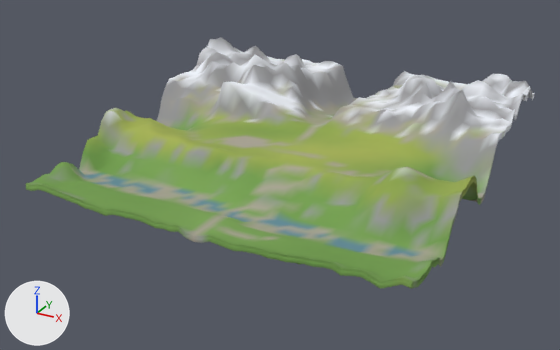
Two versions of the glTF model public/assets/baked/nalati-grasslands/far.glb, one commit apart.
The view is the same before and after, from a 50 mm lens placed at (445.0, -864.0, 402.0), pointed at (-11.0, -34.0, -13.0). The axes (+X, +Y, +Z) are drawn at lower left. The lights are the same throughout. The older version comes first. Vertices at exactly the same position are counted once.

Objects in the first picture: 'far-proxy'.
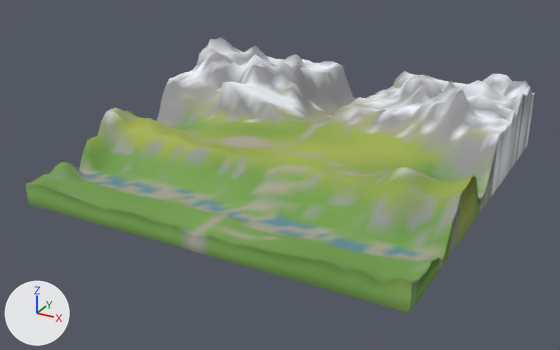
Where the change shows, as pixel boxes (x1, y1, x2, y2) in the pictures (560 x 350 px; the box of a moved part takes in the faces that stretch with it):
'far-proxy', reshaped (9% taller): before (26, 37, 534, 289); after (26, 37, 534, 313)
part 1 of me_far_proxy, moved or reshaped: before (26, 88, 534, 289); after (26, 88, 534, 313)

The change, as a list of edits to the scene's bpy script:
```text
Change me_far_proxy:
    used by ob_far_proxy; location = (0.0, 0.0, 0.0)
    remove me_far_proxy.from_pydata(...)  # 2866 vertices, 5568 faces; spans x -250.0..250.0, y -250.0..250.0, z -19.0..105.0
    add me_far_proxy.from_pydata(...)  # 2878 vertices, 5568 faces; spans x -250.0..250.0, y -250.0..250.0, z -20.0..105.0
    me_far_proxy part 1
    24 vertices are removed from x -250.0..250.0, y -250.0..250.0, z -7.0..74.0
    84 faces are deleted
    9 vertices in x -250.0..250.0, y 73.0..250.0, z 52.0 move by (0.0, 0.0, -72.0)
    9 vertices in x -250.0..250.0, y -250.0..-208.0, z -2.0 move by (0.0, 0.0, -18.0)
    8 vertices in x -250.0..250.0, y 62.0..250.0, z 54.0 move by (0.0, 0.0, -74.0)
    8 vertices in x -250.0..250.0, y 94.0..250.0, z 53.0 move by (0.0, 0.0, -73.0)
    8 vertices in x -250.0..250.0, y -250.0..250.0, z -1.0 move by (0.0, 0.0, -19.0)
    7 vertices in x -250.0..250.0, y -250.0..250.0, z 3.0 move by (0.0, 0.0, -23.0)
    107 vertices move from x -250.0..250.0, y -250.0..250.0, z -18.0..92.0 to x -250.0..250.0, y -250.0..250.0, z -20.0
    6 new vertices lie (11.0, 0.0, 0.0) away from vertices in x -146.0..104.0, y -250.0..250.0, z -4.0..53.0
    6 new vertices lie (10.0, 0.0, 0.0) away from vertices in x -135.0..115.0, y -250.0..250.0, z -20.0
    6 new vertices lie (0.0, -11.0, 0.0) away from vertices in x -250.0..250.0, y -104.0..146.0, z 6.0..79.0
    6 new vertices lie (0.0, -10.0, 0.0) away from vertices in x -250.0..250.0, y -115.0..135.0, z -20.0
    6 new vertices lie (10.0, 0.0, 0.0) away from vertices in x -125.0..125.0, y -250.0..250.0, z -20.0
    6 new vertices lie (0.0, -10.0, 0.0) away from vertices in x -250.0..250.0, y -125.0..125.0, z -20.0
    84 new faces join them
```
